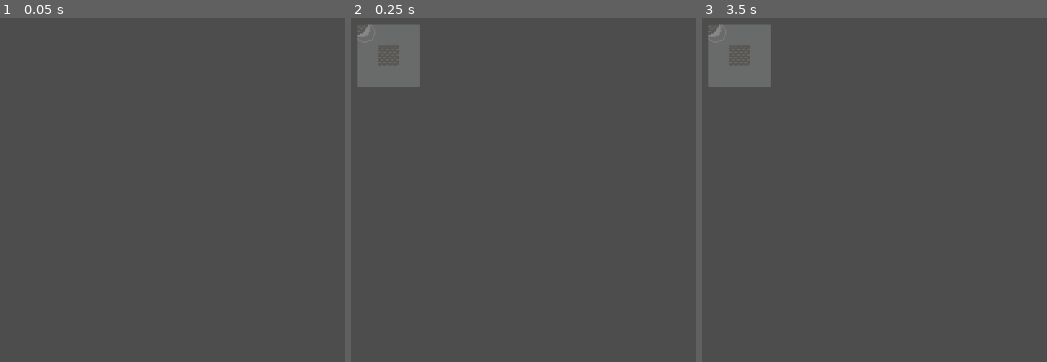
Above: before the commit, frames 1-3 (left to right).
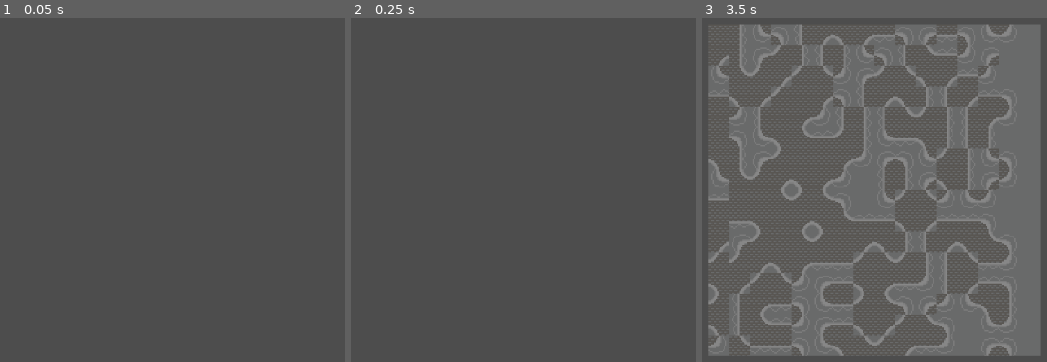
Above: after the commit, the same moments.

Repository: Bunchie-bo/Shiny-Marvins-Nightmare
Game: Godot game, scene res://level_generator/level_gen.tscn
The game is run twice, just before and just after one commit, with the same random seed, the same clock (stepped at 60 frames per second) and the same inputs.
Inputs:
- Up to frame 1 (0.05 s): no input
- Up to frame 2 (0.25 s): no input
- Up to frame 3 (3.5 s): tap Enter at 0.5, 2 s; hold D (right) 0.53-1.28 s; tap Space at 1.25, 2.75 s; hold S (down) 1.28-2.03 s; hold D (right) 2.03-2.78 s; hold Up (shoot_up) from 2.78 s (still down)

Frame 1 is identical in both runs. In frame 2, 2.9% of the frame differs, in the area x 1-20%, y 1-21%; in frame 3, 51%, in the area x 1-98%, y 1-99%.

Commit message:
IT WORKS!!! WAVE FUNCTION COLLAPSE WORKS
Still need to add more sockets so the tiles line up properly but the 3 sockets im using line up as they should

Diff:
--- a/level_generator/level_gen.gd
+++ b/level_generator/level_gen.gd
@@ -4,7 +4,7 @@
 @onready var tile_map = $TileMap
 @onready var tile_values = "res://tileSets/tileValues.json"
 
-var map_size = Vector2(3,3)
+var map_size = Vector2(16,16)
 var wave_function : Array
 var map_built = false
 
@@ -111,20 +111,78 @@
 		wave_function[coords.x][coords.y].erase(tile)
 
 
-
 func propagate():
 	for i in stack:
 		if wave_function[i.x][i.y].size() > 1:
 			var deletion_list = []
+			var right_n_possiblitys = []
+			var left_n_possiblitys = []
+			var down_n_possiblitys = []
+			var up_n_possiblitys = []
+
+			if i.x + 1 <= map_size.x - 1:
+				for right_n_tile in wave_function[i.x + 1][i.y]:
+					if right_n_possiblitys.has(wave_function[i.x + 1][i.y][right_n_tile].get("negX")) == false:
+						right_n_possiblitys.append(wave_function[i.x + 1][i.y][right_n_tile].get("negX"))
+
+			if i.x - 1 >= 0:
+				for left_n_tile in wave_function[i.x - 1][i.y]:
+					if left_n_possiblitys.has(wave_function[i.x - 1][i.y][left_n_tile].get("posX")) == false:
+						left_n_possiblitys.append(wave_function[i.x - 1][i.y][left_n_tile].get("posX"))
+
+			if i.y + 1 <= map_size.y - 1:
+				for down_n_tile in wave_function[i.x][i.y + 1]:
+					if down_n_possiblitys.has(wave_function[i.x][i.y +1][down_n_tile].get("negY")) == false:
+						down_n_possiblitys.append(wave_function[i.x][i.y + 1][down_n_tile].get("negY"))
+
+			if i.y - 1 >= 0:
+				for up_n_tile in wave_function[i.x][i.y - 1]:
+					if up_n_possiblitys.has(wave_function[i.x][i.y - 1][up_n_tile].get("posY")) == false:
+						up_n_possiblitys.append(wave_function[i.x][i.y - 1][up_n_tile].get("posY"))
+
 
 
 			for tile in wave_function[i.x][i.y]:
 				var erased = false
 
+				if ! right_n_possiblitys.has(wave_function[i.x][i.y][tile].get("posX")) && left_n_possiblitys.size() > 0:
+					deletion_list.append(tile)
+					add_stack_neibours(Vector2(i.x, i.y))
+					erased = true
+
+				if erased:
+					continue
+
+				if ! left_n_possiblitys.has(wave_function[i.x][i.y][tile].get("negX")) && left_n_possiblitys.size() > 0:
+					deletion_list.append(tile)
+					add_stack_neibours(Vector2(i.x, i.y))
+					erased = true
+
+				if erased:
+					continue
+
+				if ! down_n_possiblitys.has(wave_function[i.x][i.y][tile].get("posY")) && down_n_possiblitys.size() > 0:
+					deletion_list.append(tile)
+					add_stack_neibours(Vector2(i.x, i.y))
+					erased = true
+
+				if erased:
+					continue
+
+				if ! up_n_possiblitys.has(wave_function[i.x][i.y][tile].get("negY")) && up_n_possiblitys.size() > 0:
+					deletion_list.append(tile)
+					add_stack_neibours(Vector2(i.x, i.y))
+					erased = true
+
+				if erased:
+					continue
+
+
+				'''
 				if i.x + 1 <= map_size.x - 1:
 					for n_tile in wave_function[i.x + 1][i.y]:
 						if wave_function[i.x][i.y][tile].get("posX") != wave_function[i.x + 1][i.y][n_tile].get("negX"):
-							if deletion_list.has(tile) != true:
+							if deletion_list.has(tile) == false:
 								deletion_list.append(tile)
 								add_stack_neibours(Vector2(i.x, i.y))
 								erased = true
@@ -136,7 +194,7 @@
 				if i.x - 1 >= 0:
 					for n_tile in wave_function[i.x - 1][i.y]:
 						if wave_function[i.x][i.y][tile].get("negX") != wave_function[i.x - 1][i.y][n_tile].get("posX"):
-							if deletion_list.has(tile) != true:
+							if deletion_list.has(tile) == false:
 								deletion_list.append(tile)
 								add_stack_neibours(Vector2(i.x, i.y))
 								erased = true
@@ -148,7 +206,7 @@
 				if i.y + 1 <= map_size.y - 1:
 					for n_tile in wave_function[i.x][i.y + 1]:
 						if wave_function[i.x][i.y][tile].get("posY") != wave_function[i.x][i.y + 1][n_tile].get("negY"):
-							if deletion_list.has(tile) != true:
+							if deletion_list.has(tile) == false:
 								deletion_list.append(tile)
 								add_stack_neibours(Vector2(i.x, i.y))
 								erased = true
@@ -159,14 +217,14 @@
 				if i.y - 1 >= 0:
 					for n_tile in wave_function[i.x][i.y - 1]:
 						if wave_function[i.x][i.y][tile].get("negY") != wave_function[i.x][i.y - 1][n_tile].get("posY"):
-							if deletion_list.has(tile) != true:
-								deletion_list.append(tile)
-								add_stack_neibours(Vector2(i.x, i.y))
-								erased = true
-								break
-				if erased:
-					continue
-
+							if deletion_list.has(tile) == false:
+								deletion_list.append(tile)
+								add_stack_neibours(Vector2(i.x, i.y))
+								erased = true
+								break
+				if erased:
+					continue
+				'''
 
 
 			for del in deletion_list:
@@ -177,40 +235,23 @@
 			kill_stack.append(i)
 
 
-
-
 func add_stack_neibours(coords : Vector2):
 	if coords.x +1 <= map_size.x - 1:
-		stack.append(Vector2(coords.x + 1, coords.y))
+		if ! stack.has(Vector2(coords.x + 1, coords.y)):
+			stack.append(Vector2(coords.x + 1, coords.y))
 	if coords.x - 1 >= 0:
-		stack.append(Vector2(coords.x - 1, coords.y))
+		if ! stack.has(Vector2(coords.x - 1, coords.y)):
+			stack.append(Vector2(coords.x - 1, coords.y))
 	if coords.y + 1 <= map_size.y - 1:
-		stack.append(Vector2(coords.x, coords.y + 1))
+		if ! stack.has(Vector2(coords.x, coords.y + 1)):
+			stack.append(Vector2(coords.x, coords.y + 1))
 	if coords.y -1 >= 0:
-		stack.append(Vector2(coords.x, coords.y - 1))
+		if ! stack.has(Vector2(coords.x, coords.y - 1)):
+			stack.append(Vector2(coords.x, coords.y - 1))
 
 
 func get_entropy(coords : Vector2):
 	return len(wave_function[coords.x][coords.y])
-
-	'''
-func get_min_entropy_tiles():
-	var min_entropy
-	var coords
-	for x in range(size.x):
-		for y in range(size.y):
-			var entropy = get_entropy(Vector2(x,y))
-			if entropy > 1:
-				entropy += randf_range(-0.1, 0.1)
-
-				if not min_entropy:
-					min_entropy = entropy
-					coords = Vector2(x, y)
-				elif entropy < min_entropy:
-					min_entropy = entropy
-					coords = Vector2(x, y)
-	return coords
-	'''
 
 func get_min_entropy_tiles():
 	var min_entropy
